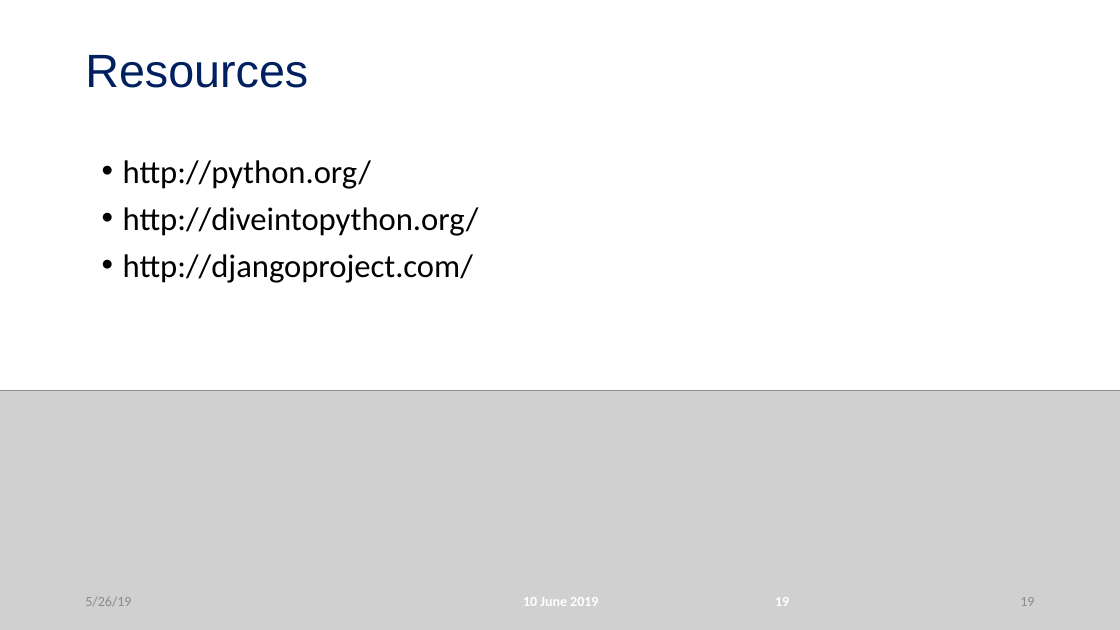
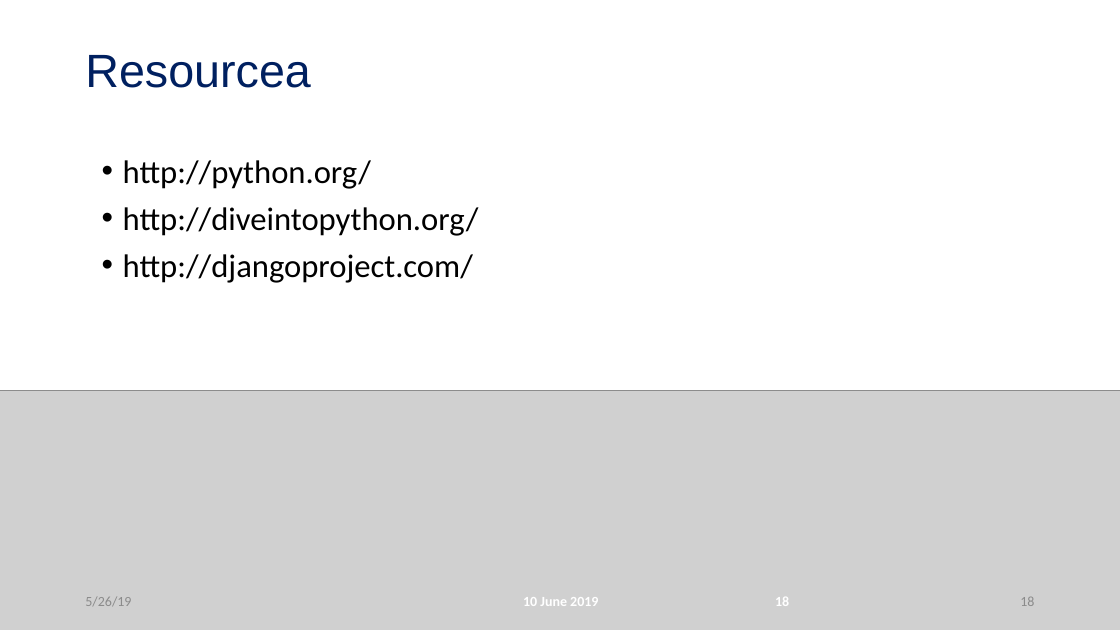
Before and after one commit to Sparkelon/KLMWebSitecode, a slide deck: slide 18 of Python_Latest.pptx (slide 19 before the commit). Drawn at 1120x630 pixels with LibreOffice and Linux fonts; fonts in the diff are those of the drawing; grey boxes stand for pictures; background and template pictures are left out. Boxes give left, top, right and bottom in pixels: in the first picture for what was removed or moved away, otherwise in the second. Text is boxed around its words. In the diff, an @@ line names an element or a change of style, - is before the commit and + after.

```diff
--- a/Python_Latest.pptx
+++ b/Python_Latest.pptx
@@ title at (85,55,311,88): text changed @@
-Resources
+Resourcea
```
Also in this commit, not shown: 5 other slides changed, 1 slide removed, 4 other files.
